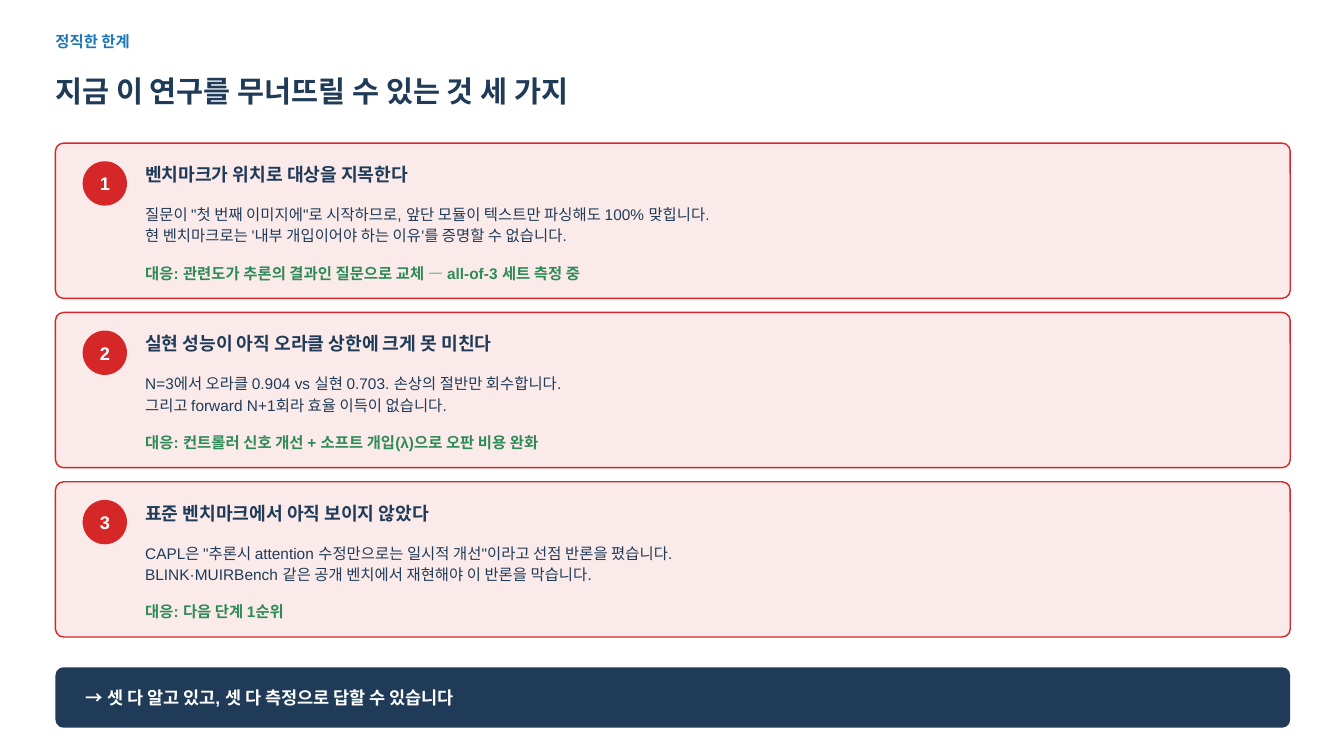
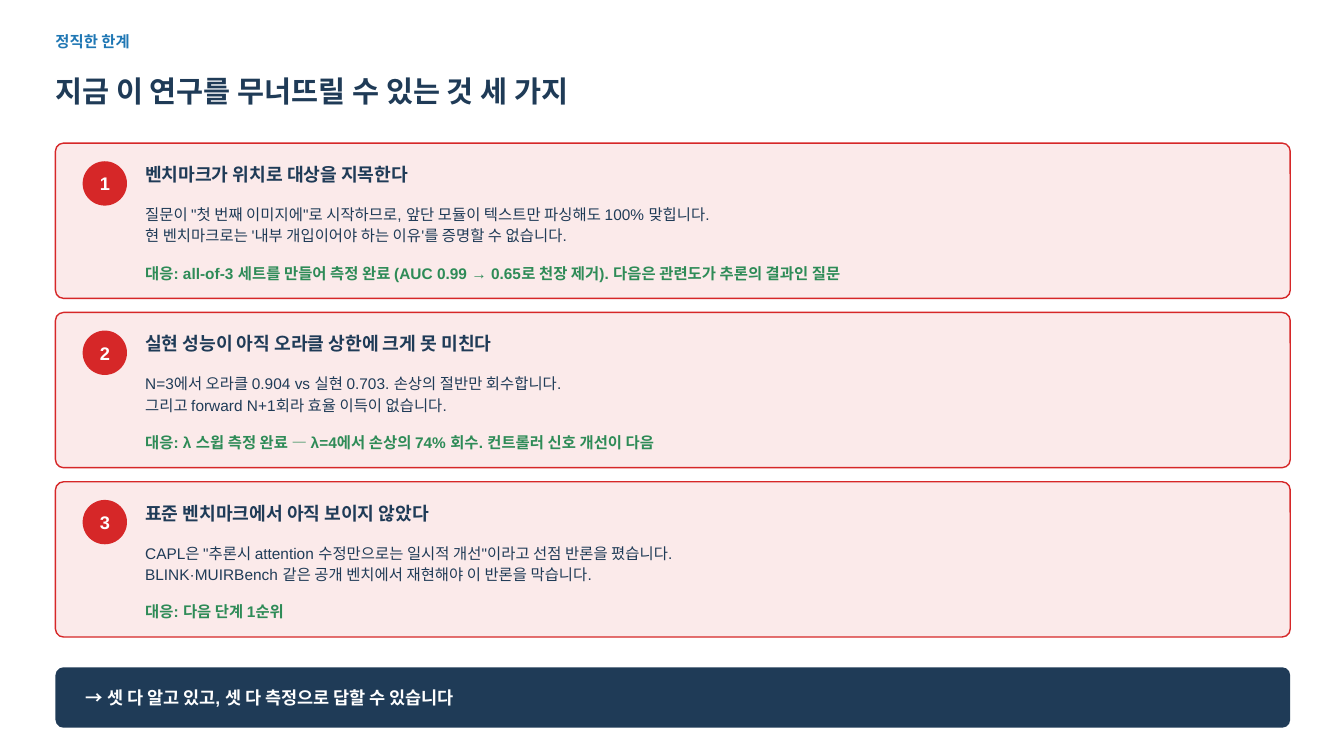
Before and after one commit to hsmai/Source-Depth, a slide deck: slide 10 of meeting/SourceDepth_meeting_FINAL_v5.pptx (slide 9 before the commit). Drawn at 1344x756 pixels with LibreOffice and Linux fonts; fonts in the diff are those of the drawing. Boxes give left, top, right and bottom in pixels: in the first picture for what was removed or moved away, otherwise in the second. Text is boxed around its words. In the diff, an @@ line names an element or a change of style, - is before the commit and + after.

```diff
--- a/meeting/SourceDepth_meeting_FINAL_v5.pptx
+++ b/meeting/SourceDepth_meeting_FINAL_v5.pptx
@@ text at bbox=[145, 266, 840, 282]: text changed @@
-대응: 관련도가 추론의 결과인 질문으로 교체 — all-of-3 세트 측정 중
+대응: all-of-3 세트를 만들어 측정 완료 (AUC 0.99 → 0.65로 천장 제거). 다음은 관련도가 추론의 결과인 질문
@@ text at bbox=[145, 435, 654, 450]: text changed @@
-대응: 컨트롤러 신호 개선 + 소프트 개입(λ)으로 오판 비용 완화
+대응: λ 스윕 측정 완료 — λ=4에서 손상의 74% 회수. 컨트롤러 신호 개선이 다음
```
Also in this commit, not shown: 1 other slide changed, 1 slide added, 2 other files.
